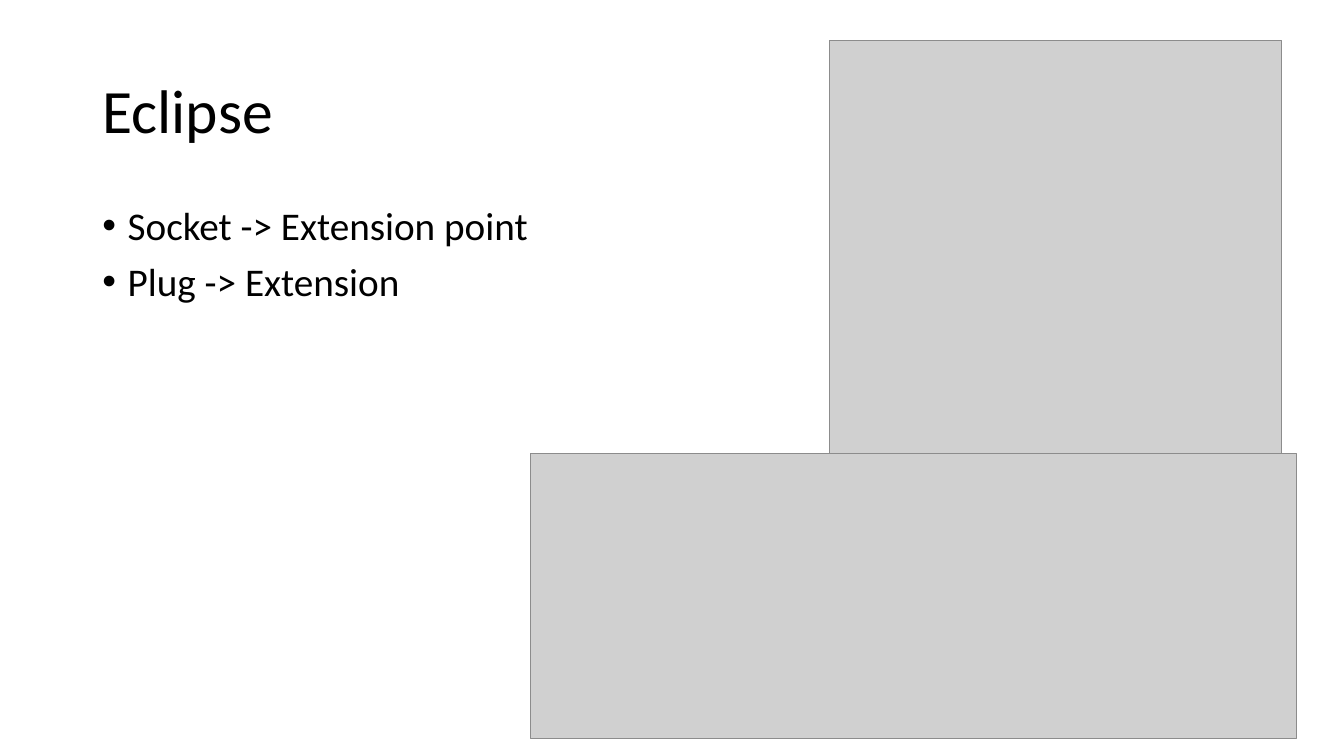
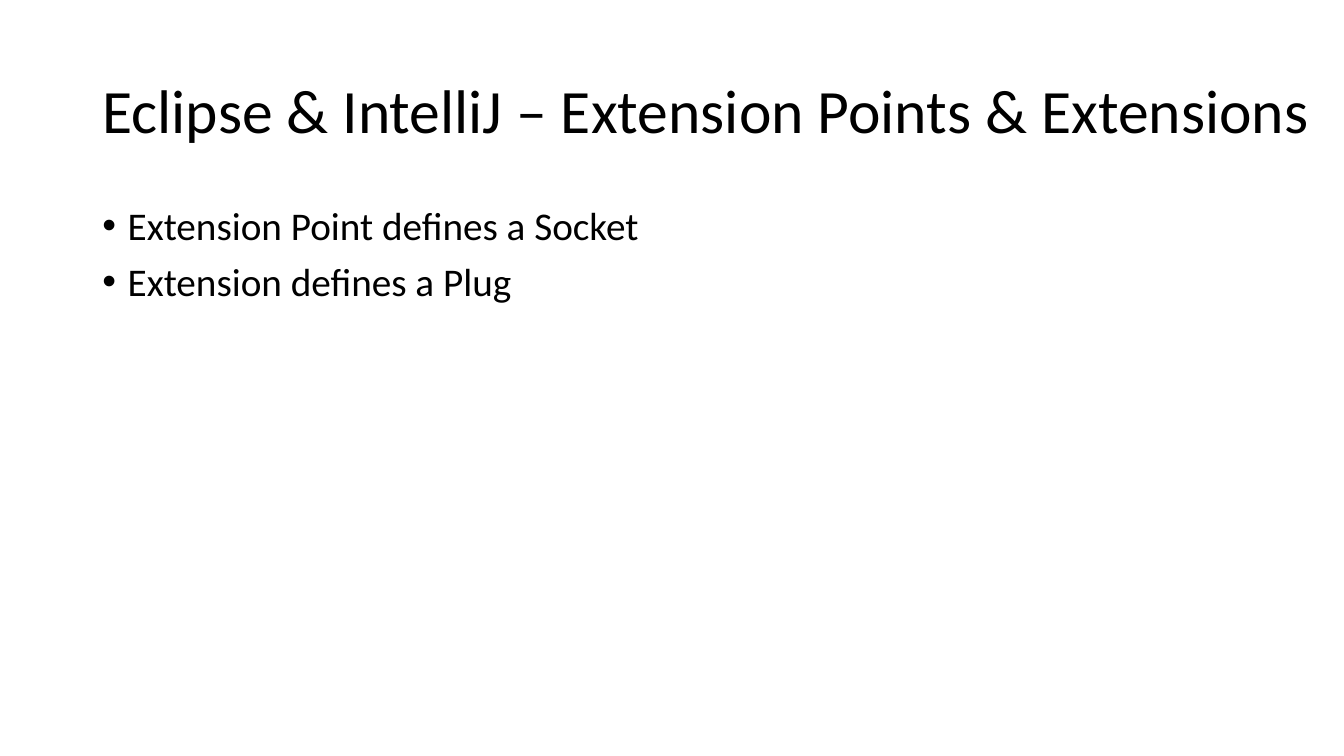
Before and after one commit to diffplug/sockets-and-plugs, a slide deck: slide 13 of Socket and Plugs.pptx. Drawn at 1344x756 pixels with LibreOffice and Linux fonts; fonts in the diff are those of the drawing; grey boxes stand for pictures. Boxes give left, top, right and bottom in pixels: in the first picture for what was removed or moved away, otherwise in the second. Text is boxed around its words. In the diff, an @@ line names an element or a change of style, - is before the commit and + after.

Commit message:
Added an IntelliJ example.

```diff
--- a/Socket and Plugs.pptx
+++ b/Socket and Plugs.pptx
@@ picture removed at [830,40,1282,454] @@
@@ title at [102,90,1308,143]: text changed @@
-Eclipse
+Eclipse & IntelliJ – Extension Points & Extensions
@@ text at [128,212,638,303]: text changed @@
-• Socket -> Extension point
-• Plug -> Extension
+• Extension Point defines a Socket
+• Extension defines a Plug
@@ picture removed at [530,454,1297,739] @@
```
Also in this commit, not shown: 2 other slides changed, 3 slides added, 1 slide removed, 11 other files.
